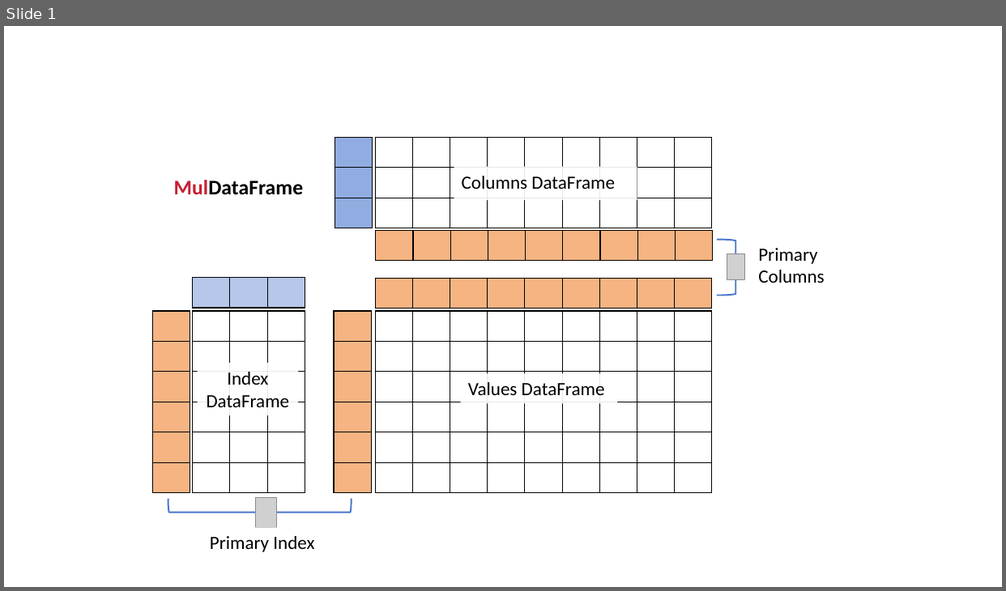
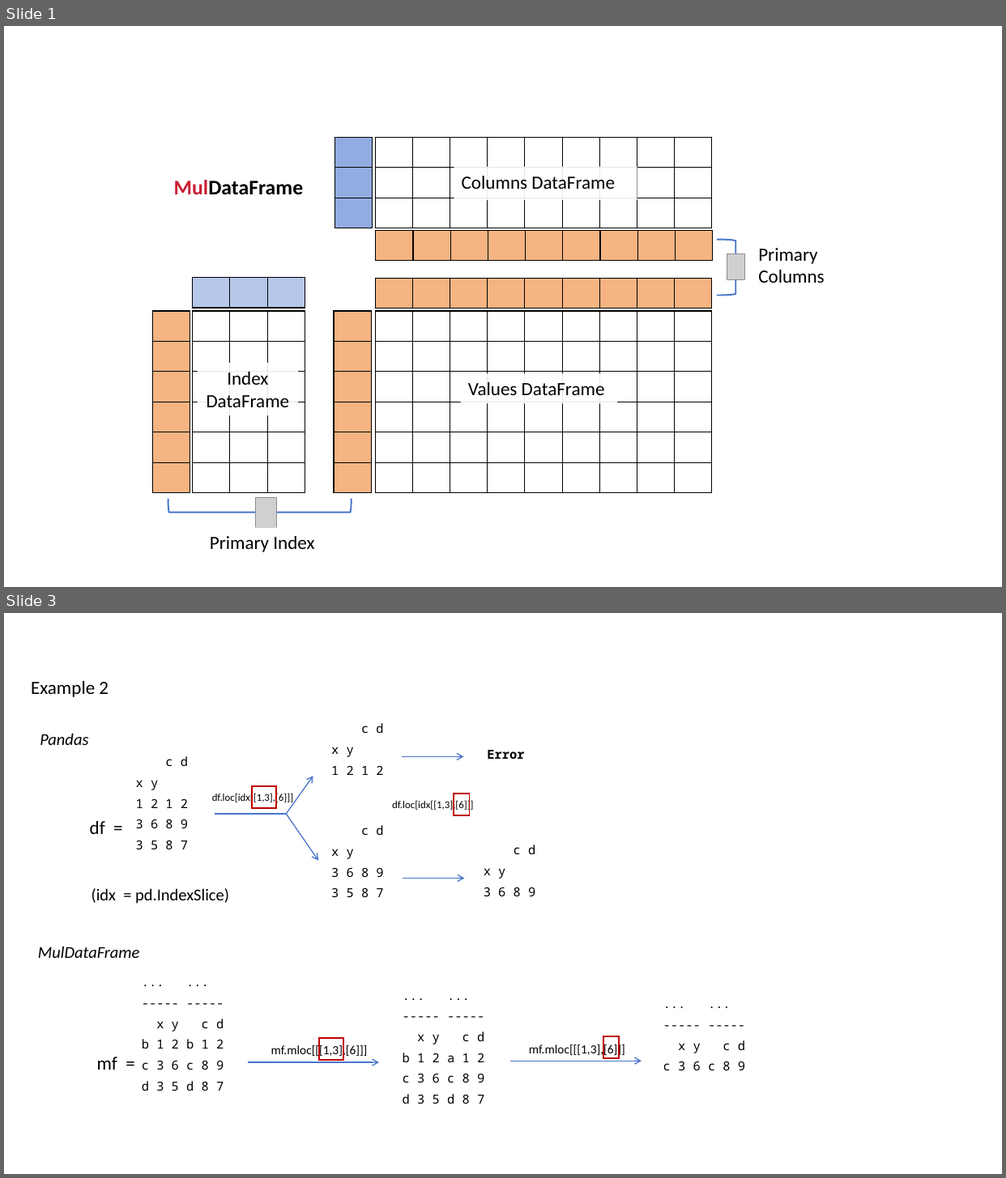
Before and after one commit to frlender/muldataframe, a slide deck: legacy/Presentation1.pptx. Shown one above the other, each under a label of ours: slide 1 before the commit, slides 1 and 3 after it; the slides between them are not shown. The pictures are 1006x591 and 1006x1178 pixels, drawn with LibreOffice and Linux fonts; fonts in the diff are those of the drawing; grey boxes stand for pictures. Boxes give left, top, right and bottom in pixels: in the first picture for what was removed or moved away, otherwise in the second. Text is boxed around its words. In the diff, an @@ line names an element or a change of style, - is before the commit and + after.

```diff
--- a/legacy/Presentation1.pptx
+++ b/legacy/Presentation1.pptx
@@ slide 3 added at (4,613,1002,1174), background #FFFFFF @@
@@ text added at (31,681,108,697), 18 pt, text #000000 @@
+Example 2
@@ text added at (40,733,88,745), 16 pt, text #000000, italic @@
+Pandas
@@ text added at (331,723,383,775), 12 pt, text #000000 @@
+c d
+x y
+1 2 1 2
@@ text added at (136,756,188,850), 12 pt, text #000000 @@
+c d
+x y
+1 2 1 2
+3 6 8 9
+3 5 8 7
@@ arrow added from (402, 756) to (463, 756), #4874CB 1 pt @@
@@ text added at (487,750,524,759), 12 pt, text #000000, bold @@
+Error
@@ arrow added from (286, 814) to (313, 776), #4874CB 1 pt @@
@@ text added at (212,792,293,804), 10 pt, text #000000 @@
+df.loc[idx[[1,3],[6]]]
@@ rectangle added at (253,786,276,808), outline #C00000 1.5 pt @@
@@ text added at (392,799,473,811), 10 pt, text #000000 @@
+df.loc[idx[[1,3],[6]]]
@@ rectangle added at (454,794,470,815), outline #C00000 1.5 pt @@
@@ text added at (90,821,105,834), 18 pt, text #000000 @@
+df =
@@ line added from (215, 814) to (287, 814), #4874CB 1.5 pt @@
@@ arrow added from (286, 813) to (318, 861), #4874CB 1 pt @@
@@ text added at (331,825,383,897), 12 pt, text #000000 @@
+c d
+x y
+3 6 8 9
+3 5 8 7
@@ text added at (484,845,535,897), 12 pt, text #000000 @@
+c d
+x y
+3 6 8 9
@@ arrow added from (403, 878) to (464, 878), #4874CB 1 pt @@
@@ text added at (91,888,229,904), 16 pt, text #000000 @@
+(idx = pd.IndexSlice)
@@ text added at (38,946,140,958), 16 pt, text #000000, italic @@
+MulDataFrame
@@ text added at (142,1021,224,1091), 12 pt, text #000000 @@
+... ...
+----- -----
+x y c d
+b 1 2 b 1 2
+c 3 6 c 8 9
+d 3 5 d 8 7
@@ text added at (271,1044,368,1059), 12 pt, text #000000 @@
+mf.mloc[[[1,3],[6]]]
@@ rectangle added at (319,1038,343,1061), outline #C00000 1.5 pt @@
@@ text added at (403,1032,484,1104), 12 pt, text #000000 @@
+... ...
+----- -----
+x y c d
+b 1 2 a 1 2
+c 3 6 c 8 9
+d 3 5 d 8 7
@@ text added at (529,1043,625,1058), 12 pt, text #000000 @@
+mf.mloc[[[1,3],[6]]]
@@ rectangle added at (603,1037,620,1059), outline #C00000 1.5 pt @@
@@ text added at (663,1041,745,1071), 12 pt, text #000000 @@
+... ...
+----- -----
+x y c d
+c 3 6 c 8 9
@@ text added at (97,1057,117,1070), 18 pt, text #000000 @@
+mf =
@@ arrow added from (248, 1063) to (379, 1063), #4874CB 1 pt @@
@@ arrow added from (511, 1062) to (641, 1062), #4874CB 1 pt @@
```
Also in this commit, not shown: 1 other slide added, 23 other files.
